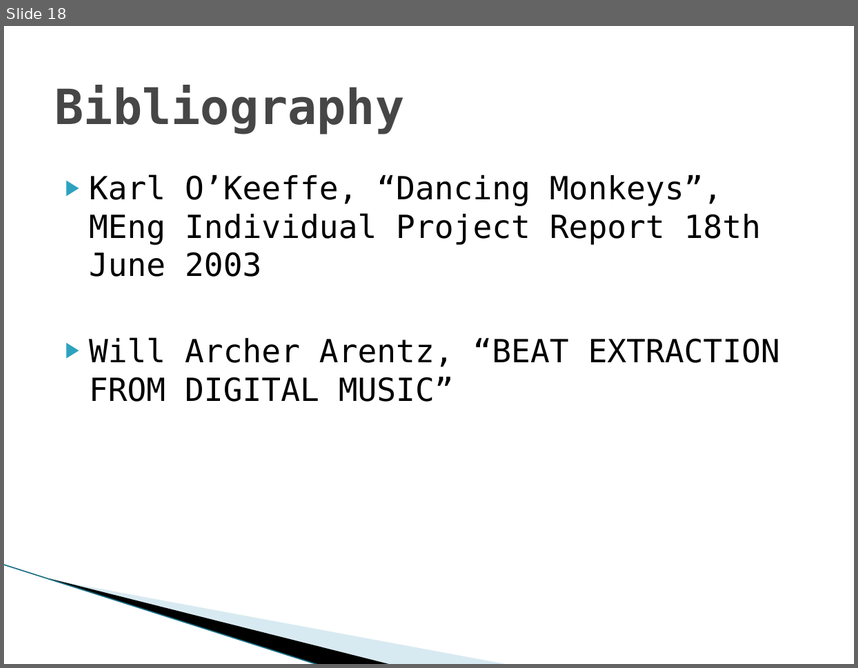
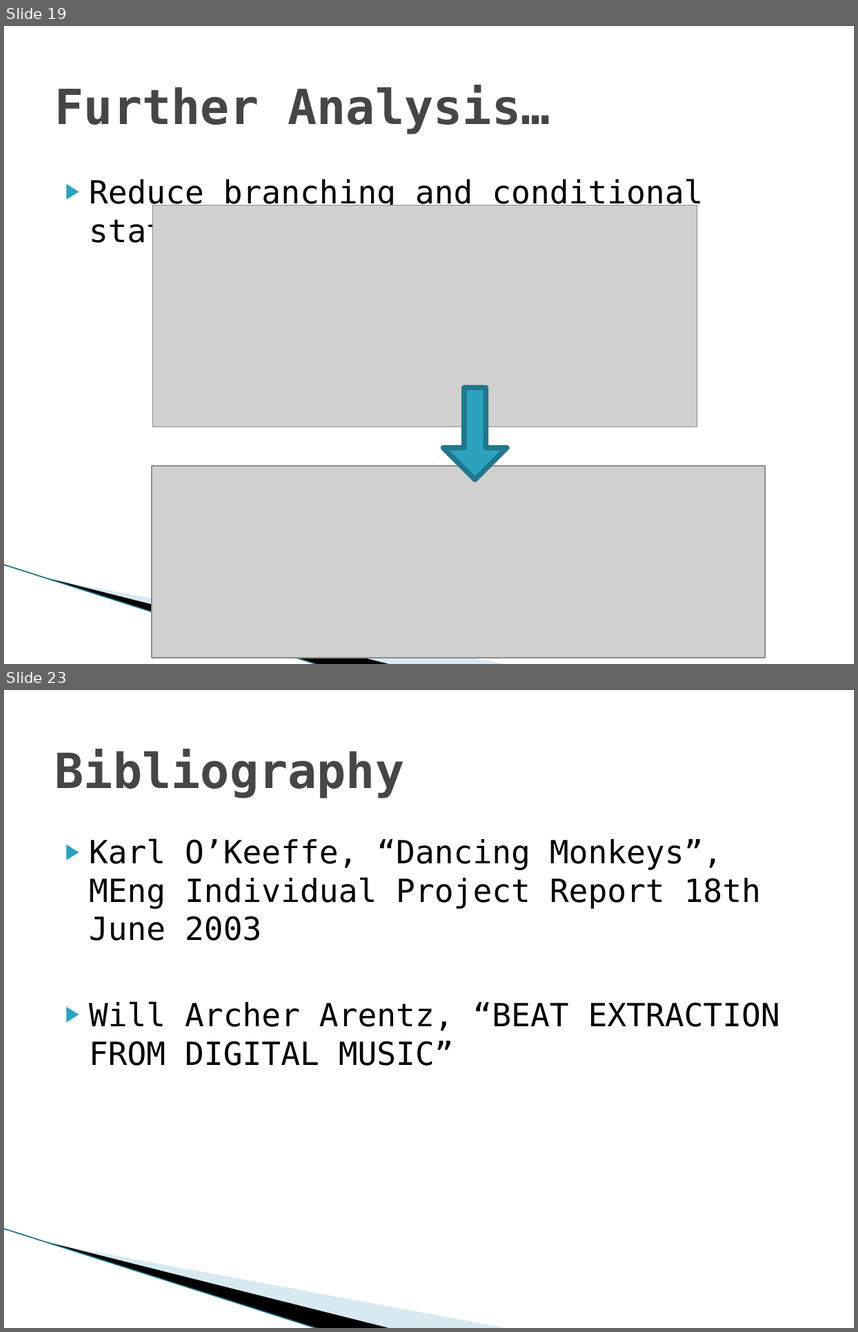
Before and after one commit to Keripo/DancingMonkeysAccelerated, a slide deck: final/presentation.pptx. Shown one above the other, each under a label of ours: slide 18 before the commit, slides 19 and 23 after it; the slides between them are not shown. The pictures are 858x668 and 858x1332 pixels, drawn with LibreOffice and Linux fonts; fonts in the diff are those of the drawing; grey boxes stand for pictures; background and template pictures are left out. Boxes give left, top, right and bottom in pixels: in the first picture for what was removed or moved away, otherwise in the second. Text is boxed around its words. In the diff, an @@ line names an element or a change of style, - is before the commit and + after.

```diff
--- a/final/presentation.pptx
+++ b/final/presentation.pptx
@@ slide 19 added at box(4, 26, 854, 664), background #FFFFFF; not listed: 3 template elements that a slide beside it also shows @@
@@ title added at box(55, 85, 550, 134), 41 pt, text #464646, bold @@
+Further Analysis…
@@ text added at box(89, 178, 703, 249), 27 pt, text #000000 @@
+▶ Reduce branching and conditional statements
@@ picture added at box(153, 205, 697, 428) @@
@@ down arrow added at box(444, 388, 507, 479), fill #2DA2BF, outline #21788D 4.33 pt @@
@@ picture added at box(152, 466, 766, 657) @@
@@ what was slide 18 is now slide 23 @@
```
Also in this commit, not shown: 6 slides changed, 10 other slides added, 6 slides removed.
